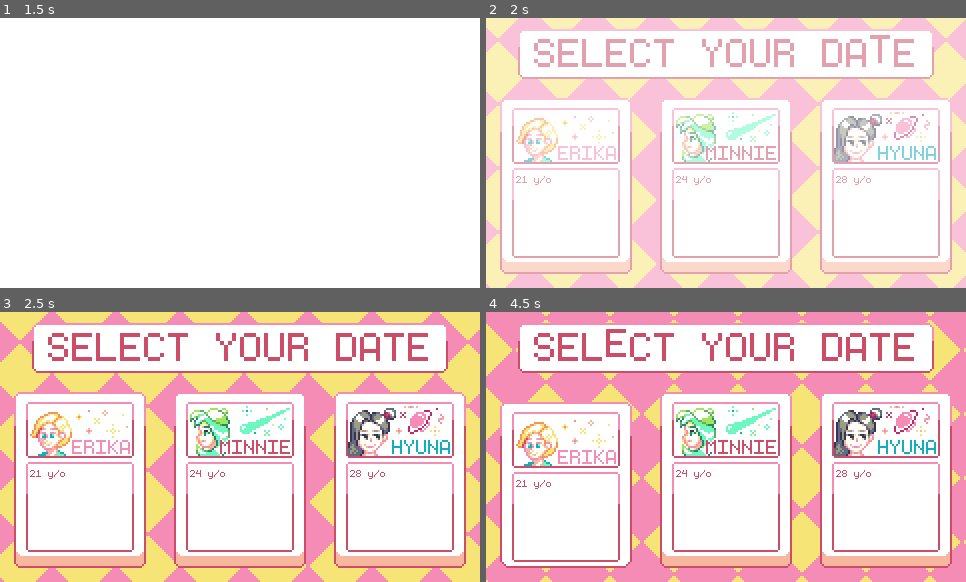
Above: before the commit, frames 1-4 (two rows, left to right).
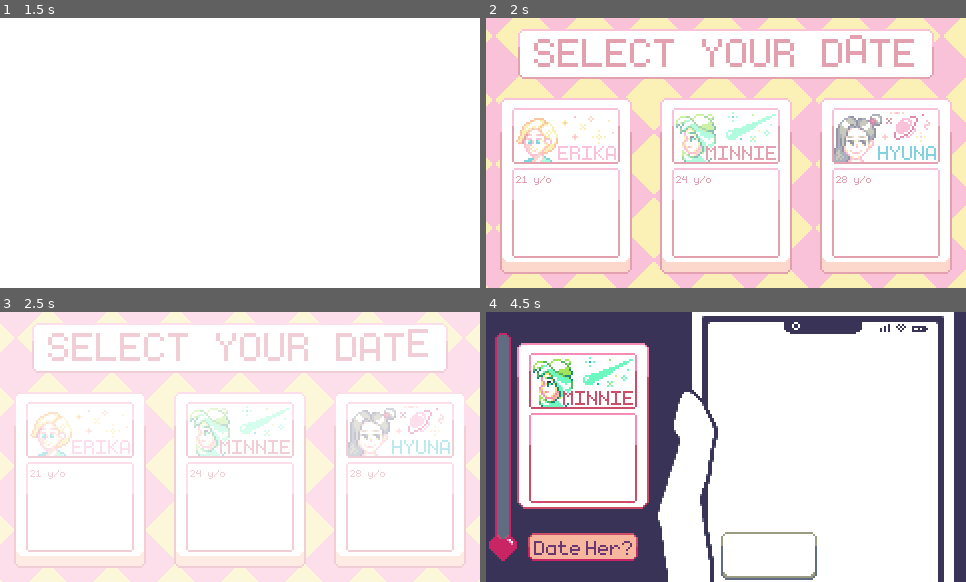
Above: after the commit, the same moments.

Repository: MaiGamesDev/PixelMate
Game: Godot game, scene res://Source/Main/StartMenu.tscn
Two runs of this game, one before a commit and one after it. Both use one fixed random seed, a clock stepped at 60 frames per second and the inputs below.
Inputs (mouse positions are in pixels of both pictures, inside the frame that each line leads up to):
- Up to frame 1 (1.5 s): tap Enter (ui_accept) at 0.5, 0.77 s
- Up to frame 2 (2 s): tap Enter (ui_accept) at 1.52 s
- Up to frame 3 (2.5 s): click "21 y/o" at 2 s
- Up to frame 4 (4.5 s): click "24 y/o" at 2.75 s; click (769, 555) at 3.52 s; click (582, 544) at 4.27 s

Frame 1 is identical in both runs. In frame 2, 26% of the frame differs, in the area x 0-100%, y 0-100%; in frame 3, 47%; in frame 4, 60%.

Commit message:
different girl profile in chat area

Diff:
--- /dev/null
+++ b/PM/Resource/Dialogues/erika_start.json
@@ -0,0 +1,11 @@
+{
+	"metadata": {
+		"name": "erika_start"
+	},
+	"events": [
+		{
+			"character": "Erika",
+			"text": "Hello. I am Erika. What's your name?"
+		}
+	]
+}
--- /dev/null
+++ b/PM/Resource/Dialogues/hyuna_start.json
@@ -0,0 +1,11 @@
+{
+	"metadata": {
+		"name": "hyuna"
+	},
+	"events": [
+		{
+			"character": "Hyuna",
+			"text": "Hyuna"
+		}
+	]
+}
--- /dev/null
+++ b/PM/Resource/Dialogues/minnie_start.json
@@ -0,0 +1,11 @@
+{
+	"metadata": {
+		"name": "minnie_start"
+	},
+	"events": [
+		{
+			"character": "Minnie",
+			"text": "Hi Minnie here."
+		}
+	]
+}
--- a/PM/Source/Chat/ChatRoom.tscn
+++ b/PM/Source/Chat/ChatRoom.tscn
@@ -17,70 +17,74 @@
 [ext_resource path="res://Art/Lucky/Chat Room Assets/optionButton3.png" type="Texture" id=15]
 [ext_resource path="res://Art/Lucky/Chat Room Assets/DateButton3.png" type="Texture" id=16]
 [ext_resource path="res://Source/Main/Button.gd" type="Script" id=17]
-
-[sub_resource type="AtlasTexture" id=2]
-atlas = ExtResource( 10 )
-region = Rect2( 0, 0, 164, 48 )
-
-[sub_resource type="AtlasTexture" id=3]
-atlas = ExtResource( 10 )
-region = Rect2( 164, 0, 164, 48 )
-
-[sub_resource type="AtlasTexture" id=4]
-atlas = ExtResource( 10 )
-region = Rect2( 328, 0, 164, 48 )
-
-[sub_resource type="AtlasTexture" id=5]
-atlas = ExtResource( 10 )
-region = Rect2( 492, 0, 164, 48 )
+[ext_resource path="res://Source/Chat/ChatSystem.gd" type="Script" id=18]
+[ext_resource path="res://Art/Lucky/Level Select Assets/DataCard2.png" type="Texture" id=19]
+[ext_resource path="res://Resource/Font/monogram.ttf" type="DynamicFontData" id=20]
+[ext_resource path="res://Art/Lucky/Level Select Assets/Erika Card 200x.png" type="Texture" id=21]
 
 [sub_resource type="AtlasTexture" id=1]
 atlas = ExtResource( 11 )
 region = Rect2( 0, 0, 164, 48 )
 
+[sub_resource type="AtlasTexture" id=2]
+atlas = ExtResource( 10 )
+region = Rect2( 0, 0, 164, 48 )
+
+[sub_resource type="AtlasTexture" id=3]
+atlas = ExtResource( 10 )
+region = Rect2( 164, 0, 164, 48 )
+
+[sub_resource type="AtlasTexture" id=4]
+atlas = ExtResource( 10 )
+region = Rect2( 328, 0, 164, 48 )
+
+[sub_resource type="AtlasTexture" id=5]
+atlas = ExtResource( 10 )
+region = Rect2( 492, 0, 164, 48 )
+
 [sub_resource type="SpriteFrames" id=6]
 animations = [ {
+"frames": [ SubResource( 1 ) ],
+"loop": true,
+"name": "idle",
+"speed": 5.0
+}, {
 "frames": [ SubResource( 2 ), SubResource( 3 ), SubResource( 4 ), SubResource( 5 ) ],
 "loop": true,
 "name": "typing",
 "speed": 5.0
-}, {
-"frames": [ SubResource( 1 ) ],
-"loop": true,
-"name": "idle",
-"speed": 5.0
 } ]
-
-[sub_resource type="AtlasTexture" id=8]
-atlas = ExtResource( 13 )
-region = Rect2( 0, 0, 164, 48 )
-
-[sub_resource type="AtlasTexture" id=9]
-atlas = ExtResource( 13 )
-region = Rect2( 164, 0, 164, 48 )
-
-[sub_resource type="AtlasTexture" id=10]
-atlas = ExtResource( 13 )
-region = Rect2( 328, 0, 164, 48 )
-
-[sub_resource type="AtlasTexture" id=11]
-atlas = ExtResource( 13 )
-region = Rect2( 492, 0, 164, 48 )
 
 [sub_resource type="AtlasTexture" id=7]
 atlas = ExtResource( 12 )
 region = Rect2( 0, 0, 164, 48 )
 
+[sub_resource type="AtlasTexture" id=8]
+atlas = ExtResource( 13 )
+region = Rect2( 0, 0, 164, 48 )
+
+[sub_resource type="AtlasTexture" id=9]
+atlas = ExtResource( 13 )
+region = Rect2( 164, 0, 164, 48 )
+
+[sub_resource type="AtlasTexture" id=10]
+atlas = ExtResource( 13 )
+region = Rect2( 328, 0, 164, 48 )
+
+[sub_resource type="AtlasTexture" id=11]
+atlas = ExtResource( 13 )
+region = Rect2( 492, 0, 164, 48 )
+
 [sub_resource type="SpriteFrames" id=12]
 animations = [ {
+"frames": [ SubResource( 7 ) ],
+"loop": true,
+"name": "idle",
+"speed": 5.0
+}, {
 "frames": [ SubResource( 8 ), SubResource( 9 ), SubResource( 10 ), SubResource( 11 ) ],
 "loop": true,
 "name": "typing",
-"speed": 5.0
-}, {
-"frames": [ SubResource( 7 ) ],
-"loop": true,
-"name": "idle",
 "speed": 5.0
 } ]
 
@@ -103,37 +107,71 @@
 "name": "hyuna",
 "speed": 5.0
 }, {
+"frames": [ SubResource( 13 ) ],
+"loop": true,
+"name": "minnie",
+"speed": 5.0
+}, {
 "frames": [ SubResource( 14 ) ],
 "loop": true,
 "name": "erika",
 "speed": 5.0
-}, {
-"frames": [ SubResource( 13 ) ],
-"loop": true,
-"name": "minnie",
-"speed": 5.0
 } ]
 
+[sub_resource type="DynamicFont" id=18]
+font_data = ExtResource( 20 )
+
+[sub_resource type="Animation" id=17]
+resource_name = "fadein"
+tracks/0/type = "value"
+tracks/0/path = NodePath("FadeEffect:visible")
+tracks/0/interp = 1
+tracks/0/loop_wrap = true
+tracks/0/imported = false
+tracks/0/enabled = true
+tracks/0/keys = {
+"times": PoolRealArray( 0 ),
+"transitions": PoolRealArray( 1 ),
+"update": 1,
+"values": [ true ]
+}
+tracks/1/type = "value"
+tracks/1/path = NodePath("FadeEffect:modulate")
+tracks/1/interp = 1
+tracks/1/loop_wrap = true
+tracks/1/imported = false
+tracks/1/enabled = true
+tracks/1/keys = {
+"times": PoolRealArray( 0, 0.4, 1 ),
+"transitions": PoolRealArray( 1, 1, 1 ),
+"update": 0,
+"values": [ Color( 1, 1, 1, 1 ), Color( 1, 1, 1, 1 ), Color( 1, 1, 1, 0 ) ]
+}
+
 [node name="ChatRoom" type="Node"]
+script = ExtResource( 18 )
 
 [node name="Background" type="Sprite" parent="."]
 texture = ExtResource( 8 )
 centered = false
 
 [node name="SpeechBubble" type="AnimatedSprite" parent="."]
+visible = false
 position = Vector2( 370, 147 )
 frames = SubResource( 6 )
 animation = "idle"
 playing = true
 
 [node name="SpeechBubble2" type="AnimatedSprite" parent="."]
+visible = false
 position = Vector2( 325, 84 )
 frames = SubResource( 12 )
 animation = "typing"
-frame = 3
+frame = 2
 playing = true
 
 [node name="GirlPortrait" type="AnimatedSprite" parent="."]
+visible = false
 position = Vector2( 85, 40 )
 frames = SubResource( 16 )
 animation = "hyuna"
@@ -152,10 +190,15 @@
 released_texture = ExtResource( 15 )
 
 [node name="AffectionMeter" type="TextureRect" parent="."]
-margin_right = 40.0
-margin_bottom = 40.0
+anchor_top = 0.5
+anchor_bottom = 0.5
+margin_left = 3.0
+margin_top = -114.0
+margin_right = 43.0
+margin_bottom = 114.0
 texture = ExtResource( 14 )
 __meta__ = {
+"_edit_group_": true,
 "_edit_use_anchors_": false
 }
 
@@ -164,15 +207,45 @@
 margin_top = 2.0
 margin_right = 20.0
 margin_bottom = 206.0
-value = 100.0
 texture_progress = ExtResource( 5 )
 fill_mode = 3
 
+[node name="GirlCard" type="TextureRect" parent="."]
+margin_left = 31.0
+margin_top = 21.0
+margin_right = 163.0
+margin_bottom = 197.0
+texture = ExtResource( 19 )
+__meta__ = {
+"_edit_use_anchors_": false
+}
+
+[node name="TextureRect" type="TextureRect" parent="GirlCard"]
+margin_left = 12.0
+margin_top = 20.0
+margin_right = 120.0
+margin_bottom = 76.0
+texture = ExtResource( 21 )
+__meta__ = {
+"_edit_use_anchors_": false
+}
+
+[node name="Label" type="Label" parent="GirlCard"]
+margin_left = 16.0
+margin_top = 84.0
+margin_right = 116.0
+margin_bottom = 166.0
+custom_colors/font_color = Color( 0.796078, 0.301961, 0.407843, 1 )
+custom_fonts/font = SubResource( 18 )
+__meta__ = {
+"_edit_use_anchors_": false
+}
+
 [node name="DateButton" type="TextureButton" parent="."]
-margin_left = 53.0
-margin_top = 219.0
-margin_right = 163.0
-margin_bottom = 251.0
+margin_left = 42.0
+margin_top = 217.0
+margin_right = 152.0
+margin_bottom = 249.0
 texture_normal = ExtResource( 3 )
 texture_pressed = ExtResource( 7 )
 script = ExtResource( 17 )
@@ -180,3 +253,16 @@
 "_edit_use_anchors_": false
 }
 released_texture = ExtResource( 16 )
+
+[node name="AnimationPlayer" type="AnimationPlayer" parent="."]
+autoplay = "fadein"
+anims/fadein = SubResource( 17 )
+
+[node name="FadeEffect" type="ColorRect" parent="."]
+visible = false
+margin_right = 480.0
+margin_bottom = 270.0
+mouse_filter = 2
+__meta__ = {
+"_edit_use_anchors_": false
+}
--- a/PM/Source/Chat/ChatRoom2.tscn
+++ b/PM/Source/Chat/ChatRoom2.tscn
@@ -28,7 +28,6 @@
 }
 chat_scene = ExtResource( 3 )
 player_chat_scene = ExtResource( 9 )
-start_dialogue_file = "res://Resource/Dialogues/test.json"
 
 [node name="Background" type="TextureRect" parent="."]
 margin_right = 480.0
--- a/PM/Source/Chat/ChatSystem.gd
+++ b/PM/Source/Chat/ChatSystem.gd
@@ -2,7 +2,6 @@
 
 export(PackedScene) var chat_scene
 export(PackedScene) var player_chat_scene
-export(String, FILE, "*.json") var start_dialogue_file
 
 var dialogues = []
 var current_index = 0
@@ -14,7 +13,8 @@
 onready var third_choice = $Choices/Third
 
 func _ready() -> void:
-	init(start_dialogue_file)
+	$GirlCard/TextureRect.texture = GameManager.get_card_texture()
+	init(GameManager.get_dialogue_start())
 
 func _process(_delta: float) -> void:
 	if(Input.is_action_just_pressed("ui_accept")):
--- a/PM/Source/Main/Button.gd
+++ b/PM/Source/Main/Button.gd
@@ -5,20 +5,23 @@
 var texture_origin_y = 0
 var label_origin_y = 0
 
+onready var texture = $Texture
+onready var label = $Label
+
 func _ready():
-	if $Texture != null:
-		texture_origin_y = $Texture.rect_position.y
-	if $Label != null:
-		label_origin_y = $Label.rect_position.y
+	if texture != null:
+		texture_origin_y = texture.rect_position.y
+	if label != null:
+		label_origin_y = label.rect_position.y
 
 	connect("button_down",self,"_on_button_down")
 	connect("button_up",self,"_on_button_up")
 
 func _on_button_down():
-	if $Texture != null:
-		$Texture.rect_position.y = texture_origin_y + pressed_space
-	if $Label != null:
-		$Label.rect_position.y = label_origin_y + pressed_space
+	if texture != null:
+		texture.rect_position.y = texture_origin_y + pressed_space
+	if label != null:
+		label.rect_position.y = label_origin_y + pressed_space
 
 func _on_button_up():
 	if released_texture != null:
@@ -34,7 +37,7 @@
 		texture.queue_free()
 		self_modulate.a = 100
 
-	if $Texture != null:
-		$Texture.rect_position.y = texture_origin_y
-	if $Label != null:
-		$Label.rect_position.y = label_origin_y
+	if texture != null:
+		texture.rect_position.y = texture_origin_y
+	if label != null:
+		label.rect_position.y = label_origin_y
--- /dev/null
+++ b/PM/Source/Main/GameManager.gd
@@ -0,0 +1,29 @@
+extends Node
+
+const erika_dialogue_start = "res://Resource/Dialogues/erika_start.json"
+const minnie_dialogue_start = "res://Resource/Dialogues/minnie_start.json"
+const hyuna_dialogue_start = "res://Resource/Dialogues/hyuna_start.json"
+
+export(Array, Texture) var girl_cards
+
+enum Girl {
+	ERIKA,
+	MINNIE,
+	HYUNA
+}
+
+var selected_girl = Girl.ERIKA
+
+func get_card_texture() -> Texture:
+	return girl_cards[selected_girl]
+
+func get_dialogue_start() -> String:
+	match selected_girl:
+		Girl.ERIKA:
+			return erika_dialogue_start
+		Girl.MINNIE:
+			return minnie_dialogue_start
+		Girl.HYUNA:
+			return hyuna_dialogue_start
+		_:
+			return erika_dialogue_start
--- /dev/null
+++ b/PM/Source/Main/GameManager.tscn
@@ -0,0 +1,10 @@
+[gd_scene load_steps=5 format=2]
+
+[ext_resource path="res://Source/Main/GameManager.gd" type="Script" id=1]
+[ext_resource path="res://Art/Lucky/Level Select Assets/Minnie Card 200x.png" type="Texture" id=2]
+[ext_resource path="res://Art/Lucky/Level Select Assets/Hyuna Card 200x.png" type="Texture" id=3]
+[ext_resource path="res://Art/Lucky/Level Select Assets/Erika Card 200x.png" type="Texture" id=4]
+
+[node name="Node" type="Node"]
+script = ExtResource( 1 )
+girl_cards = [ ExtResource( 4 ), ExtResource( 2 ), ExtResource( 3 ) ]
--- a/PM/Source/Main/LevelSelect.gd
+++ b/PM/Source/Main/LevelSelect.gd
@@ -1,19 +1,20 @@
 extends Node
-
-
 
 # Called when the node enters the scene tree for the first time.
 func _ready():
 	$AnimationPlayer.play("fadein")
 
+func next_scene():
+	get_tree().change_scene("res://Source/Chat/ChatRoom.tscn")
 
 func _on_Erika_pressed():
-	pass # Replace with function body.
-
+	$AnimationPlayer.play("fadeout")
+	GameManager.selected_girl = GameManager.Girl.ERIKA
 
 func _on_Minnie_pressed():
-	pass # Replace with function body.
-
+	$AnimationPlayer.play("fadeout")
+	GameManager.selected_girl = GameManager.Girl.MINNIE
 
 func _on_Hyuna_pressed():
-	pass # Replace with function body.
+	$AnimationPlayer.play("fadeout")
+	GameManager.selected_girl = GameManager.Girl.HYUNA
--- a/PM/Source/Main/LevelSelect.tscn
+++ b/PM/Source/Main/LevelSelect.tscn
@@ -203,6 +203,47 @@
 "values": [ Color( 1, 1, 1, 1 ), Color( 1, 1, 1, 1 ), Color( 1, 1, 1, 0 ) ]
 }
 
+[sub_resource type="Animation" id=43]
+resource_name = "fadeout"
+tracks/0/type = "value"
+tracks/0/path = NodePath("FadeInEffect:visible")
+tracks/0/interp = 1
+tracks/0/loop_wrap = true
+tracks/0/imported = false
+tracks/0/enabled = true
+tracks/0/keys = {
+"times": PoolRealArray( 0 ),
+"transitions": PoolRealArray( 1 ),
+"update": 1,
+"values": [ true ]
+}
+tracks/1/type = "value"
+tracks/1/path = NodePath("FadeInEffect:modulate")
+tracks/1/interp = 1
+tracks/1/loop_wrap = true
+tracks/1/imported = false
+tracks/1/enabled = true
+tracks/1/keys = {
+"times": PoolRealArray( 0, 0.6, 1 ),
+"transitions": PoolRealArray( 1, 1, 1 ),
+"update": 0,
+"values": [ Color( 1, 1, 1, 0 ), Color( 1, 1, 1, 1 ), Color( 1, 1, 1, 1 ) ]
+}
+tracks/2/type = "method"
+tracks/2/path = NodePath(".")
+tracks/2/interp = 1
+tracks/2/loop_wrap = true
+tracks/2/imported = false
+tracks/2/enabled = true
+tracks/2/keys = {
+"times": PoolRealArray( 1 ),
+"transitions": PoolRealArray( 1 ),
+"values": [ {
+"args": [  ],
+"method": "next_scene"
+} ]
+}
+
 [sub_resource type="DynamicFont" id=42]
 font_data = ExtResource( 10 )
 
@@ -211,18 +252,19 @@
 
 [node name="BackGround" type="AnimatedSprite" parent="."]
 frames = SubResource( 17 )
-frame = 4
+frame = 11
 playing = true
 centered = false
 
 [node name="SelectTitle" type="AnimatedSprite" parent="."]
 position = Vector2( 240, 36 )
 frames = SubResource( 39 )
-frame = 16
+frame = 15
 playing = true
 
 [node name="AnimationPlayer" type="AnimationPlayer" parent="."]
 anims/fadein = SubResource( 41 )
+anims/fadeout = SubResource( 43 )
 
 [node name="VBoxContainer" type="VBoxContainer" parent="."]
 margin_right = 480.0
@@ -368,7 +410,7 @@
 rect_min_size = Vector2( 0, 10 )
 
 [node name="FadeInEffect" type="ColorRect" parent="."]
-visible = false
+modulate = Color( 1, 1, 1, 0 )
 margin_right = 480.0
 margin_bottom = 270.0
 mouse_filter = 2
--- a/PM/project.godot
+++ b/PM/project.godot
@@ -13,6 +13,10 @@
 config/name="PM"
 run/main_scene="res://Source/Main/StartMenu.tscn"
 config/icon="res://icon.png"
+
+[autoload]
+
+GameManager="*res://Source/Main/GameManager.tscn"
 
 [display]
 
Not shown, added: PM/Art/Lucky/Generic UI Assets/9SliceWindow Transparent-export.png.import
Not shown, added: PM/Art/Lucky/Generic UI Assets/9SliceWindow White-export.png.import
Not shown, added: PM/Art/Lucky/Generic UI Assets/Arrow Down-export.png.import
Not shown, added: PM/Art/Lucky/Generic UI Assets/Arrow Up-export.png.import
Not shown, added: PM/Art/Lucky/Generic UI Assets/Button Back001-export.png.import
Not shown, added: PM/Art/Lucky/Generic UI Assets/Button001-export.png.import
Not shown: 2 places in PM/Source/Chat/ChatRoom.tscn that only renumber resources
Not shown: 1 places in PM/Source/Main/LevelSelect.tscn that only renumber resources
